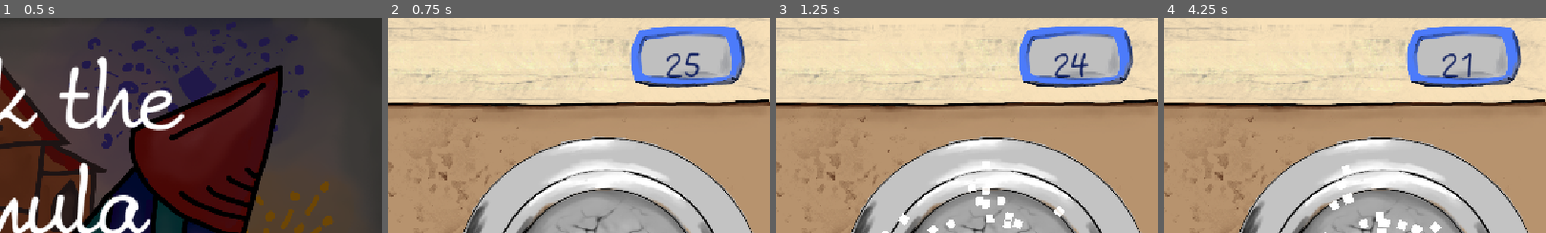
Above: before the commit, frames 1-4 (left to right).
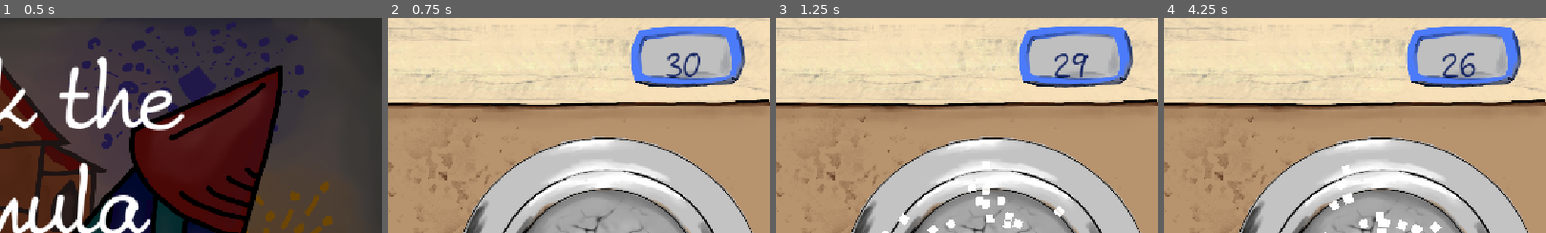
Above: after the commit, the same moments.

Repository: KIT-GameJam/Firework-Craft
Game: Godot game, scene res://gamemanager/gamemanager.tscn
Two runs of this game, one before a commit and one after it. Both use one fixed random seed, a clock stepped at 60 frames per second and the inputs below.
Inputs (mouse positions are % of the whole screen's width and height, from its top left):
- Up to frame 1 (0.5 s): no input
- Up to frame 2 (0.75 s): click "Start" at 0.5 s
- Up to frame 3 (1.25 s): no input
- Up to frame 4 (4.25 s): tap Enter at 1.25 s; move the mouse to (7, 12) at 1.27 s; hold D (move_right) 1.28-2.03 s; click (7, 12) at 1.42 s; move the mouse to (7, 35) at 2.02 s; hold S (move_down) 2.03-2.78 s; click (7, 35) at 2.17 s; move the mouse to (20, 35) at 2.77 s; hold D (move_right) 2.78-3.53 s; click (20, 35) at 2.92 s; move the mouse to (33, 35) at 3.52 s; hold W (move_up) from 3.53 s (still down); click (33, 35) at 3.67 s
The pictures show only the part of the screen within x 50-100%, y 0-50%; the shares and areas given below are measured in that part.

Frame 1 is identical in both runs. In frame 2, 0.5% of the frame differs, in the area x 72-82%, y 16-28%; in frame 3, 0.2%; in frame 4, 0.3%.

Commit message:
add loose screen

Diff:
--- a/gamemanager/gamemanager.gd
+++ b/gamemanager/gamemanager.gd
@@ -79,6 +79,7 @@
 		next_level.win.connect(_next_level)
 	if next_level.has_signal("reset"):
 		next_level.reset.connect(_reload_current_level)
+	next_level.end.connect(_show_title_screen)
 	add_child(next_level)
 	current_level_node = next_level
 	_switch_to_theme_audio()
--- a/gamemanager/level_manager.gd
+++ b/gamemanager/level_manager.gd
@@ -4,16 +4,21 @@
 
 var level_scene: PackedScene = load("res://levels/main_level.tscn")
 var stats_scene: PackedScene = load("res://ui/screens/day-over-screen/day_over_screen.tscn")
+var loose_scene: PackedScene = load("res://ui/screens/loose-screen/loose_screen.tscn")
 var level_number = 0
 
-var level_times: Array[float] = [30, 25, 25, 22, 21, 20, 20, 20, 20, 15]
-var level_request_amounts: Array[int] = [2, 3, 3, 4, 4, 4, 5, 5, 5, 6]
+var level_times: Array[float] = [9000, 30, 25, 25, 22, 21, 20, 20, 20, 20, 15]
+var level_request_amounts: Array[int] = [9000, 2, 3, 3, 4, 4, 4, 5, 5, 5, 6]
 
 func _ready() -> void:
 	_next_level()
 
 func _next_level() -> void:
 	level_number += 1
+	_make_level(level_number)
+
+func _start_from_first_level() -> void:
+	level_number = 1
 	_make_level(level_number)
 
 func _make_level(nr: int) -> void:
@@ -28,4 +33,13 @@
 	var curr_stats = stats_scene.instantiate()
 	curr_stats.set_stats(_v, level_number)
 	curr_stats.select_level_1.connect(_next_level)
+	curr_stats.show_loose_screen.connect(_show_loose_screen)
 	add_child(curr_stats)
+
+func _show_loose_screen():
+	Sfx.play_sfx("loose")
+	var curr_loose_scene = loose_scene.instantiate()
+	curr_loose_scene.level_nr = level_number
+	curr_loose_scene.restart.connect(_start_from_first_level)
+	curr_loose_scene.go_main_menu.connect(func (): end.emit(); queue_free())
+	add_child(curr_loose_scene)
--- a/ui/screens/day-over-screen/day_over_screen.gd
+++ b/ui/screens/day-over-screen/day_over_screen.gd
@@ -1,4 +1,6 @@
 extends Control
+
+const satisfaction_threshold := 50
 
 var level_nr: int = 0
 @onready var title : Label = $MarginContainer/VBoxContainer/Title
@@ -7,6 +9,7 @@
 var total_satisfaction : int = 0
 var level_stats : Array[Level.CustomerStats] = []
 signal select_level_1
+signal show_loose_screen
 
 # Called when the node enters the scene tree for the first time.
 func _ready() -> void:
@@ -35,5 +38,8 @@
 	total_satisfaction = (curr_satisfaction / float(level_stats.size()*10)) * 100
 
 func _on_button_pressed() -> void:
-	select_level_1.emit()
+	if total_satisfaction < satisfaction_threshold:
+		show_loose_screen.emit()
+	else:
+		select_level_1.emit()
 	queue_free()
--- /dev/null
+++ b/ui/screens/loose-screen/loose_screen.gd
@@ -0,0 +1,20 @@
+extends Control
+
+var level_nr: int
+@onready var title : Label = $VBoxContainer/Title
+var total_satisfaction : int = 0
+var level_stats : Array[Level.CustomerStats] = []
+signal restart
+signal go_main_menu
+
+# Called when the node enters the scene tree for the first time.
+func _ready() -> void:
+	title.text = "Day " + str(level_nr)
+
+func _on_restart_pressed() -> void:
+	restart.emit()
+	queue_free()
+
+func _on_return_pressed() -> void:
+	go_main_menu.emit()
+	queue_free()
--- /dev/null
+++ b/ui/screens/loose-screen/loose_screen.tscn
@@ -0,0 +1,72 @@
+[gd_scene load_steps=4 format=3 uid="uid://dlg8otuehyvp1"]
+
+[ext_resource type="Theme" uid="uid://hheneshfv1b2" path="res://ui/themes/your_theme.tres" id="1_1vphk"]
+[ext_resource type="Script" uid="uid://b1m6ymnm6mpbh" path="res://ui/screens/loose-screen/loose_screen.gd" id="2_2kckd"]
+[ext_resource type="Texture2D" uid="uid://xwgwp6svqhh5" path="res://textures/loose_screen.png" id="3_2kckd"]
+
+[node name="LooseScreen" type="Control"]
+layout_mode = 3
+anchors_preset = 15
+anchor_right = 1.0
+anchor_bottom = 1.0
+grow_horizontal = 2
+grow_vertical = 2
+theme = ExtResource("1_1vphk")
+script = ExtResource("2_2kckd")
+
+[node name="TextureRect" type="TextureRect" parent="."]
+modulate = Color(0.26657522, 0.2665752, 0.2665752, 1)
+layout_mode = 1
+anchors_preset = 15
+anchor_right = 1.0
+anchor_bottom = 1.0
+grow_horizontal = 2
+grow_vertical = 2
+texture = ExtResource("3_2kckd")
+expand_mode = 1
+
+[node name="VBoxContainer" type="VBoxContainer" parent="."]
+layout_mode = 1
+anchors_preset = 15
+anchor_right = 1.0
+anchor_bottom = 1.0
+grow_horizontal = 2
+grow_vertical = 2
+
+[node name="MarginContainer" type="MarginContainer" parent="VBoxContainer"]
+layout_mode = 2
+
+[node name="Title" type="Label" parent="VBoxContainer"]
+layout_mode = 2
+theme = ExtResource("1_1vphk")
+theme_type_variation = &"HeaderLarge"
+text = "Day 1"
+horizontal_alignment = 1
+
+[node name="Label" type="Label" parent="VBoxContainer"]
+custom_minimum_size = Vector2(0, 20)
+layout_mode = 2
+size_flags_vertical = 1
+theme = ExtResource("1_1vphk")
+theme_type_variation = &"HeaderMedium"
+text = "You did not good enought!"
+horizontal_alignment = 1
+
+[node name="Restart" type="Button" parent="VBoxContainer"]
+layout_mode = 2
+size_flags_horizontal = 4
+size_flags_vertical = 10
+theme = ExtResource("1_1vphk")
+theme_type_variation = &"FlatButton"
+text = "New Game"
+
+[node name="Return" type="Button" parent="VBoxContainer"]
+layout_mode = 2
+size_flags_horizontal = 4
+size_flags_vertical = 6
+theme = ExtResource("1_1vphk")
+theme_type_variation = &"FlatButton"
+text = "Return to Title-Screen"
+
+[connection signal="pressed" from="VBoxContainer/Restart" to="." method="_on_restart_pressed"]
+[connection signal="pressed" from="VBoxContainer/Return" to="." method="_on_return_pressed"]
Binary file added: textures/loose_screen.png
Not shown, added: textures/loose_screen.png.import
Not shown, added: ui/screens/loose-screen/loose_screen.gd.uid
